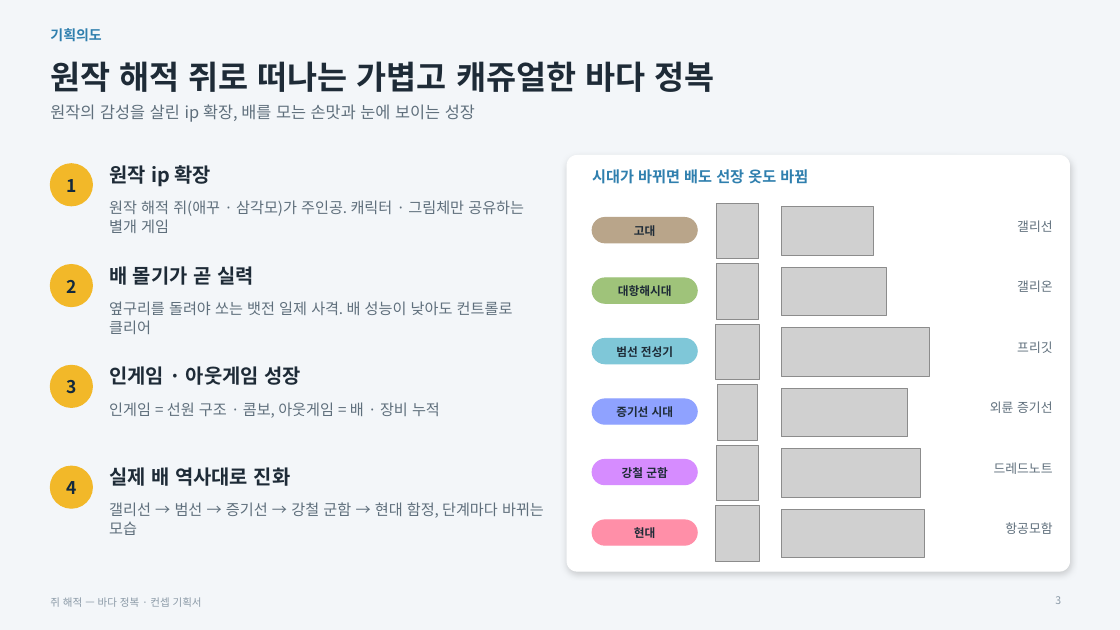
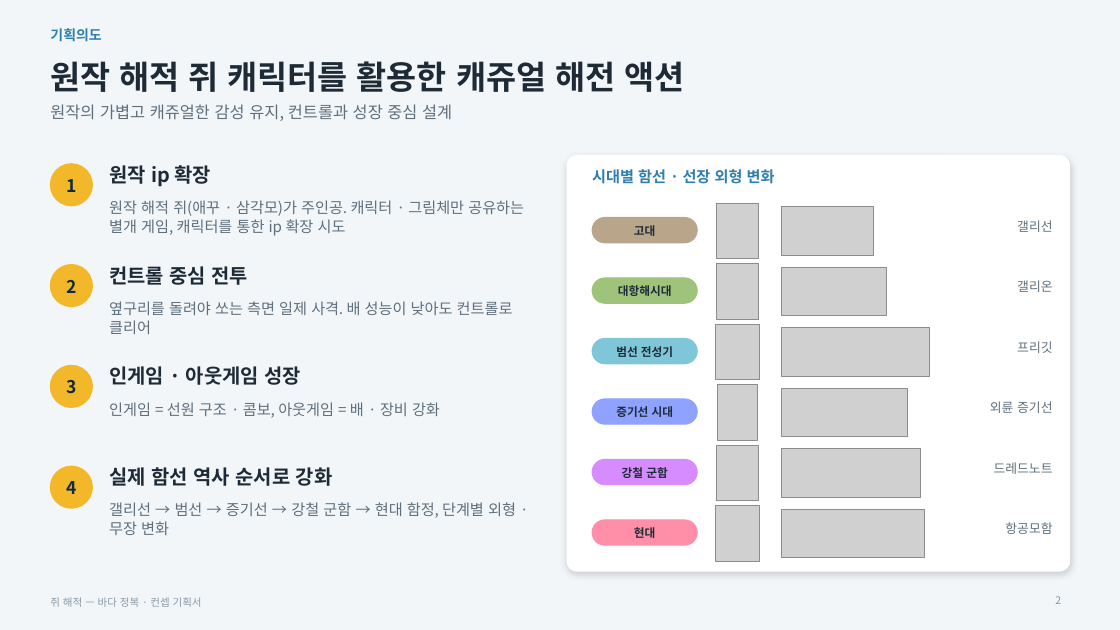
Before and after one commit to inory16351/RatPlain, a slide deck: slide 2 of Pirat_Plan/쥐해적_컨셉기획서.pptx (slide 3 before the commit). Drawn at 1120x630 pixels with LibreOffice and Linux fonts; fonts in the diff are those of the drawing; grey boxes stand for pictures. Boxes give left, top, right and bottom in pixels: in the first picture for what was removed or moved away, otherwise in the second. Text is boxed around its words. In the diff, an @@ line names an element or a change of style, - is before the commit and + after.

```diff
--- a/Pirat_Plan/쥐해적_컨셉기획서.pptx
+++ b/Pirat_Plan/쥐해적_컨셉기획서.pptx
@@ title at [50,61,684,92]: text changed @@
-원작 해적 쥐로 떠나는 가볍고 캐쥬얼한 바다 정복
+원작 해적 쥐 캐릭터를 활용한 캐쥬얼 해전 액션
@@ text at [50,104,452,121]: text changed @@
-원작의 감성을 살린 ip 확장, 배를 모는 손맛과 눈에 보이는 성장
+원작의 가볍고 캐쥬얼한 감성 유지, 컨트롤과 성장 중심 설계
@@ text at [592,169,775,184]: text changed @@
-시대가 바뀌면 배도 선장 옷도 바뀜
+시대별 함선 · 선장 외형 변화
@@ text at [109,200,524,236]: text changed @@
-원작 해적 쥐(애꾸 · 삼각모)가 주인공. 캐릭터 · 그림체만 공유하는 별개 게임
+원작 해적 쥐(애꾸 · 삼각모)가 주인공. 캐릭터 · 그림체만 공유하는 별개 게임, 캐릭터를 통한 ip 확장 시도
@@ text at [109,266,249,285]: text changed @@
-배 몰기가 곧 실력
+컨트롤 중심 전투
@@ text at [109,301,513,334]: text changed @@
-옆구리를 돌려야 쏘는 뱃전 일제 사격. 배 성능이 낮아도 컨트롤로 클리어
+옆구리를 돌려야 쏘는 측면 일제 사격. 배 성능이 낮아도 컨트롤로 클리어
@@ text at [109,402,440,418]: text changed @@
-인게임 = 선원 구조 · 콤보, 아웃게임 = 배 · 장비 누적
+인게임 = 선원 구조 · 콤보, 아웃게임 = 배 · 장비 강화
@@ text at [109,467,333,486]: text changed @@
-실제 배 역사대로 진화
+실제 함선 역사 순서로 강화
@@ text at [109,502,516,535]: text changed @@
-갤리선 → 범선 → 증기선 → 강철 군함 → 현대 함정, 단계마다 바뀌는 모습
+갤리선 → 범선 → 증기선 → 강철 군함 → 현대 함정, 단계별 외형 · 무장 변화
```
Also in this commit, not shown: 16 other slides changed, 1 slide removed, 1 other file.
